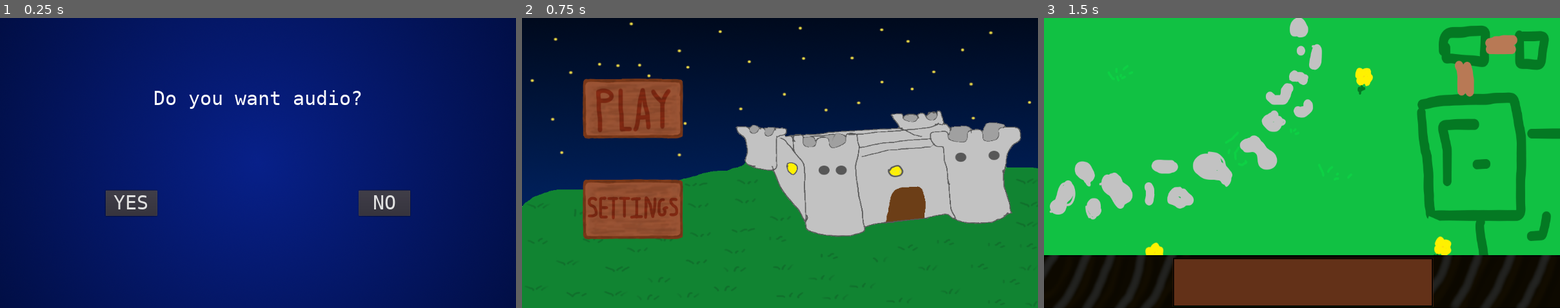
Above: before the commit, frames 1-3 (left to right).
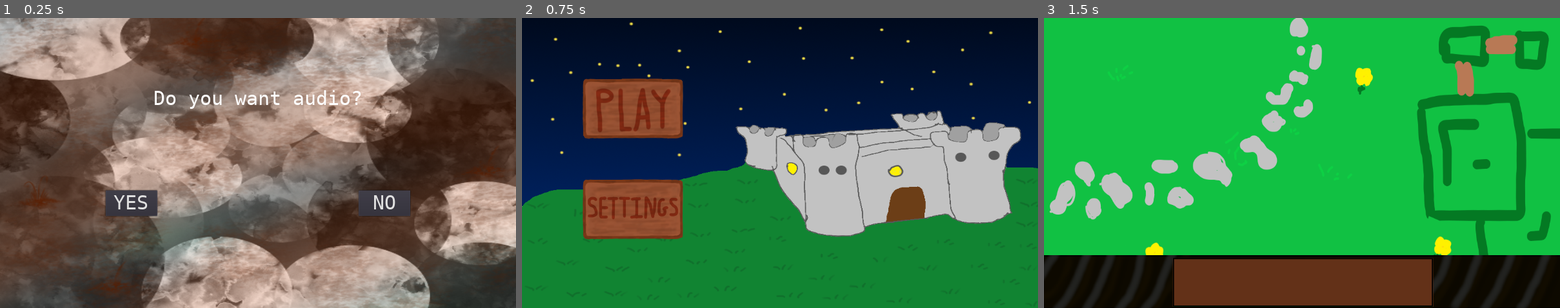
Above: after the commit, the same moments.

Repository: An0n3m0us/RSS-Godot
Game: Godot game, scene res://src/game/SettingsScene.tscn
The game is run twice, just before and just after one commit, with the same random seed, the same clock (stepped at 60 frames per second) and the same inputs. This scene is started directly instead of the project's main scene.
Inputs (mouse positions are in pixels of both pictures, inside the frame that each line leads up to):
- Up to frame 1 (0.25 s): no input
- Up to frame 2 (0.75 s): click "YES" at 0.5 s
- Up to frame 3 (1.5 s): click (1152, 107) at 1.25 s

The runs differ from the first frame. In frame 1, 98% of the frame differs, in the area x 0-100%, y 0-100%; in frame 2, nothing differs; in frame 3, nothing differs.

Commit message:
Export to HTML

Diff:
--- a/src/game/SettingsScene.tscn
+++ b/src/game/SettingsScene.tscn
@@ -2,7 +2,7 @@
 
 [ext_resource path="res://src/scripts/SettingsScreen.gd" type="Script" id=1]
 [ext_resource path="res://src/fonts/default_font.tres" type="DynamicFont" id=2]
-[ext_resource path="res://assets/images/settingspage.png" type="Texture" id=3]
+[ext_resource path="res://assets/images/settings_scene.png" type="Texture" id=3]
 
 [node name="SettingsScene" type="Control"]
 anchor_right = 1.0
@@ -16,6 +16,7 @@
 margin_right = 1280.0
 margin_bottom = 720.0
 texture = ExtResource( 3 )
+expand = true
 __meta__ = {
 "_edit_use_anchors_": false
 }
Binary file added: assets/images/settings_scene.png
Not shown, added: assets/images/settings_scene.png.import
Not shown, changed: export_presets.cfg
Not shown, added: .js
Not shown, added: .pck
Not shown, added: .png
Not shown, added: .wasm
Not shown, added: index.html
